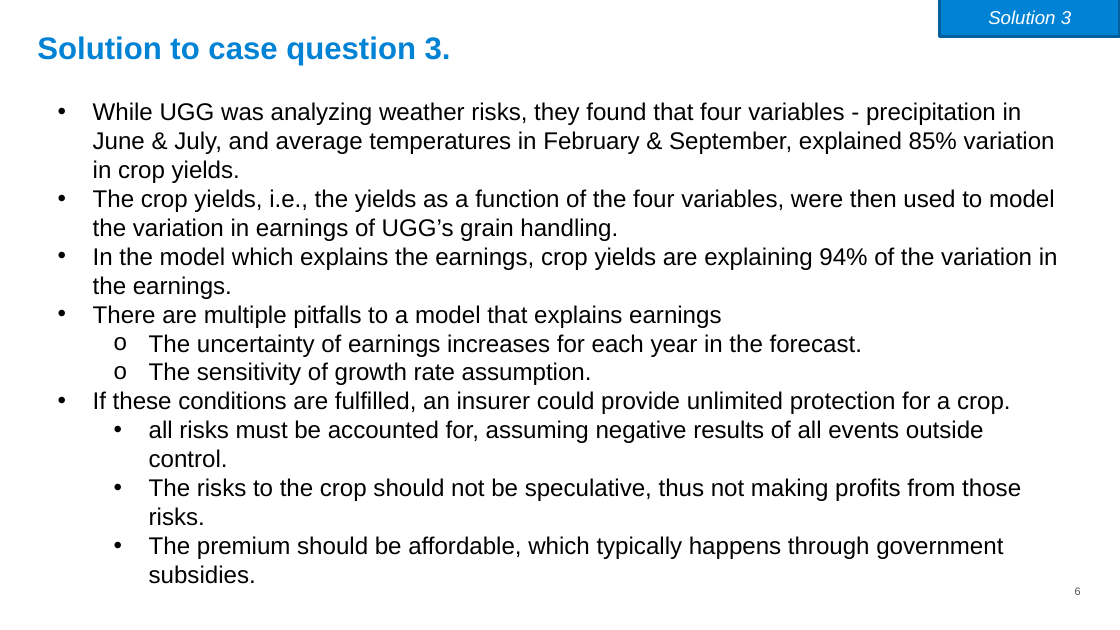
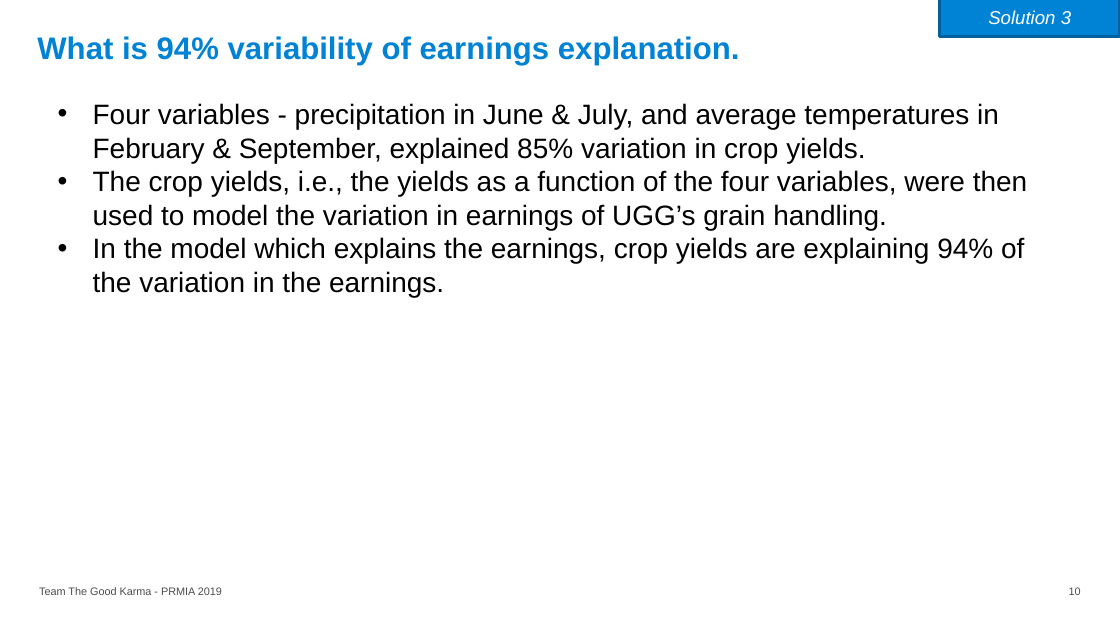
Before and after one commit to amandeepfj/PRMIA-Risk-Management-Case, a slide deck: slide 10 of PRMIA.pptx (slide 6 before the commit). Drawn at 1120x630 pixels with LibreOffice and Linux fonts; fonts in the diff are those of the drawing. Boxes give left, top, right and bottom in pixels: in the first picture for what was removed or moved away, otherwise in the second. Text is boxed around its words. In the diff, an @@ line names an element or a change of style, - is before the commit and + after.

```diff
--- a/PRMIA.pptx
+++ b/PRMIA.pptx
@@ title at (37, 36, 740, 65): text changed @@
-Solution to case question 3.
+What is 94% variability of earnings explanation.
@@ text at (93, 103, 999, 163): text changed; size 15.5 to 18 pt @@
-• While UGG was analyzing weather risks, they found that four variables - precipitation in June & July, and average temperatures in February & September, explained 85% variation in crop yields.
+• Four variables - precipitation in June & July, and average temperatures in February & September, explained 85% variation in crop yields.
@@ text at (93, 170, 1027, 297): size 15.5 to 18 pt in "The crop yields, i.e., the yields as ...", "In the model which explains the earnings, ..." @@
@@ text at (93, 305, 1021, 584): paragraphs removed @@
-• There are multiple pitfalls to a model that explains earnings
-  o The uncertainty of earnings increases for each year in the forecast.
-  o The sensitivity of growth rate assumption.
-• If these conditions are fulfilled, an insurer could provide unlimited protection for a crop.
-  • all risks must be accounted for, assuming negative results of all events outside control.
-  • The risks to the crop should not be speculative, thus not making profits from those risks.
-  • The premium should be affordable, which typically happens through government subsidies.
@@ text added at (39, 587, 222, 595), 7 pt, text #4E4E4E @@
+Team The Good Karma - PRMIA 2019
@@ page number at (1069, 587, 1081, 595): text changed @@
-6
+10
```
Also in this commit, not shown: 6 other slides changed, 10 slides added, 1 slide removed.
